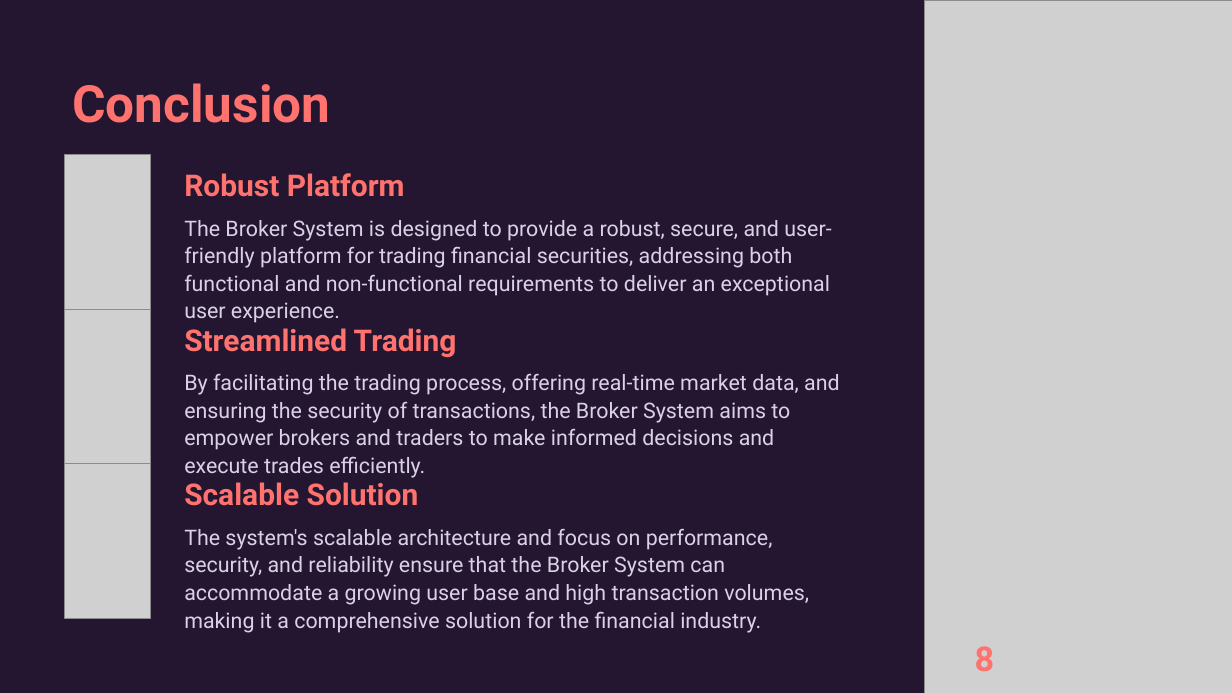
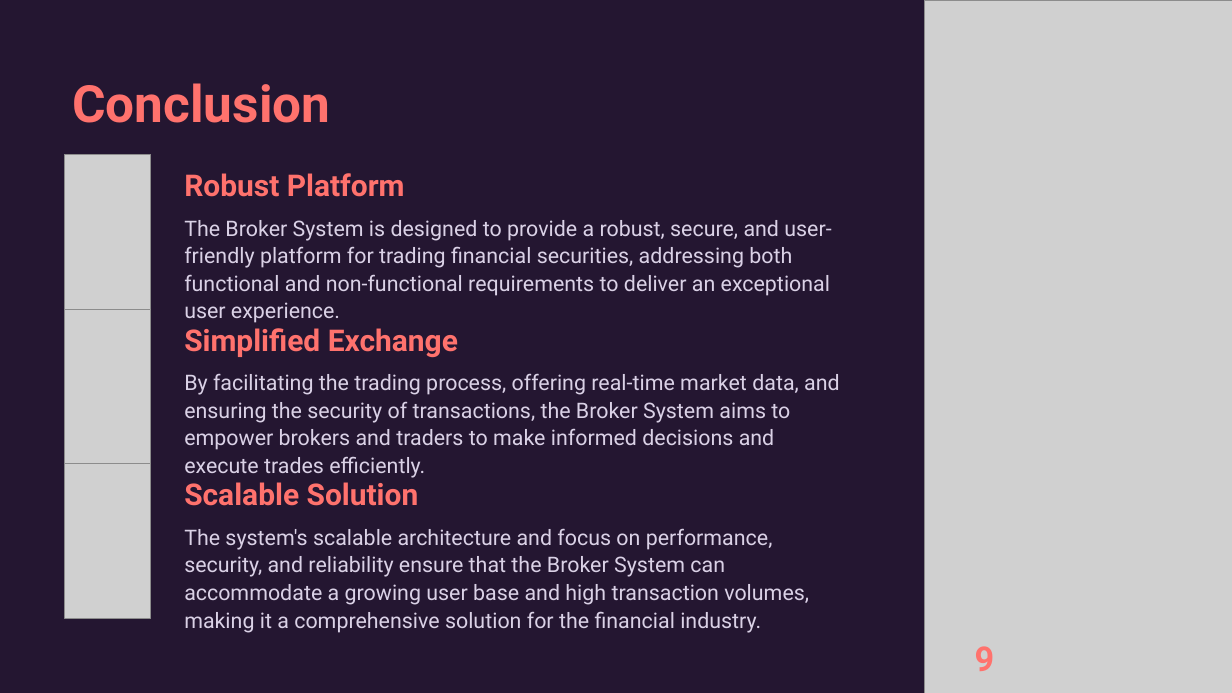
Before and after one commit to WachemoGroupTwo/Broker, a slide deck: slide 9 of geez.pptx (slide 8 before the commit). Drawn at 1232x693 pixels with LibreOffice and Linux fonts; fonts in the diff are those of the drawing; grey boxes stand for pictures. Boxes give left, top, right and bottom in pixels: in the first picture for what was removed or moved away, otherwise in the second. Text is boxed around its words. In the diff, an @@ line names an element or a change of style, - is before the commit and + after.

```diff
--- a/geez.pptx
+++ b/geez.pptx
@@ text at <box>184,328,458,358</box>: text changed @@
-Streamlined Trading
+Simplified Exchange
@@ page number at <box>975,646,995,671</box>: text changed @@
-8
+9
```
Also in this commit, not shown: 8 other slides changed, 1 slide added.
